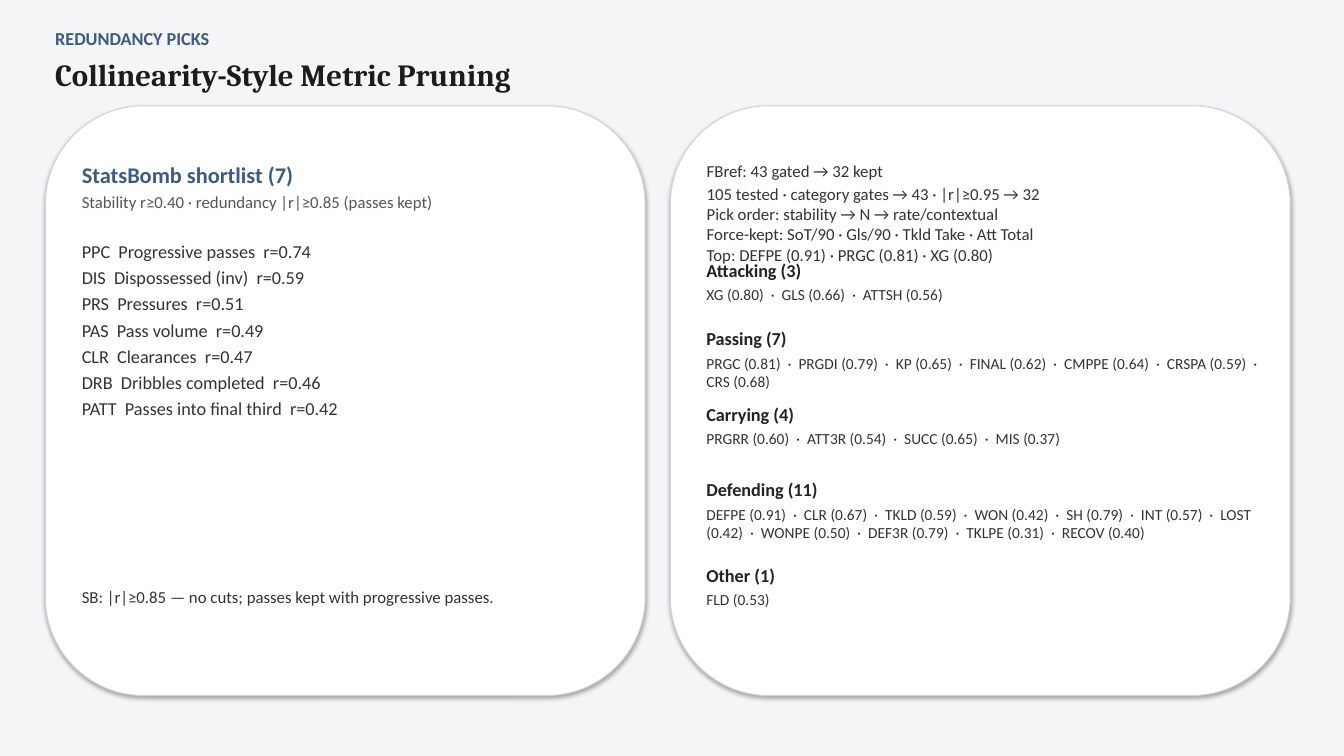
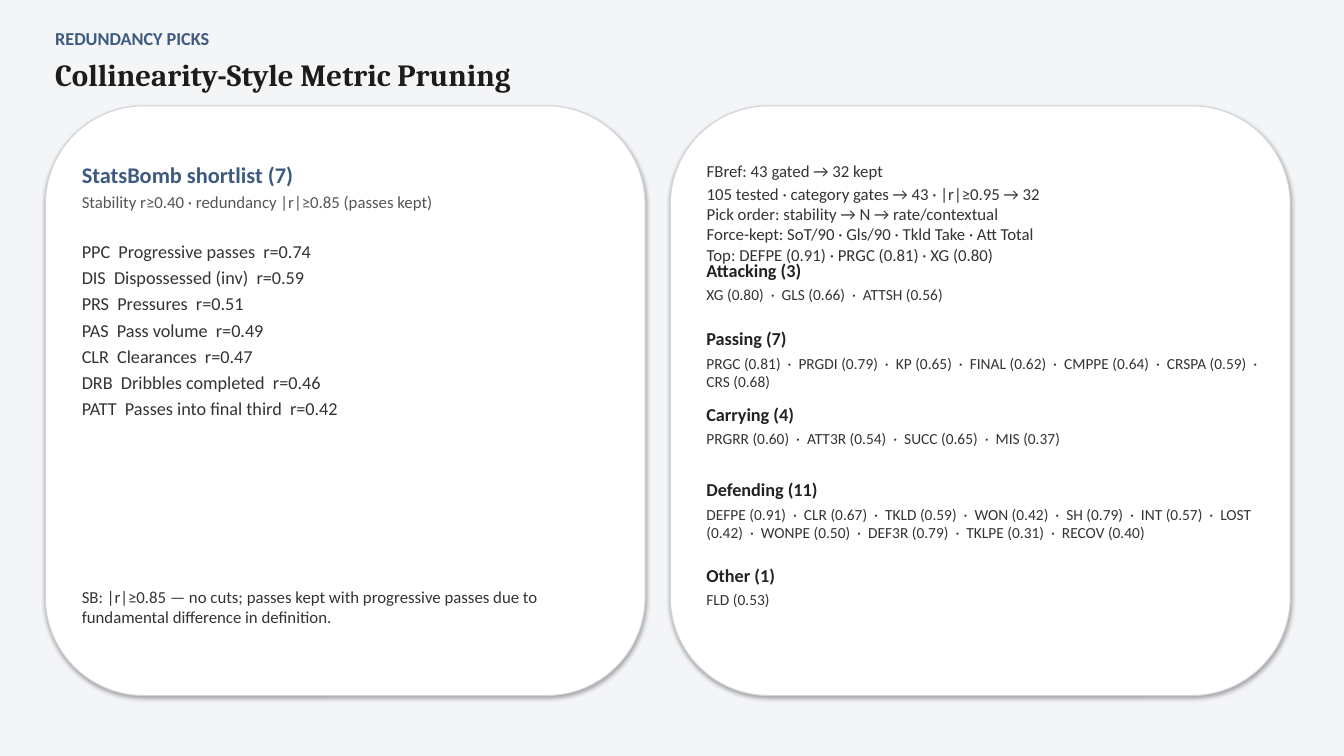
Before and after one commit to colbymorris08/bundesliga-transfer-traits, a slide deck: slide 9 of bundesliga_transfer_traits.pptx. Drawn at 1344x756 pixels with LibreOffice and Linux fonts; fonts in the diff are those of the drawing. Boxes give left, top, right and bottom in pixels: in the first picture for what was removed or moved away, otherwise in the second. Text is boxed around its words. In the diff, an @@ line names an element or a change of style, - is before the commit and + after.

```diff
--- a/bundesliga_transfer_traits.pptx
+++ b/bundesliga_transfer_traits.pptx
@@ text at [82, 591, 537, 623]: text changed @@
-SB: |r|≥0.85 — no cuts; passes kept with progressive passes.
+SB: |r|≥0.85 — no cuts; passes kept with progressive passes due to fundamental difference in definition.
```
Also in this commit, not shown: 7 other slides changed, 1 other file.
